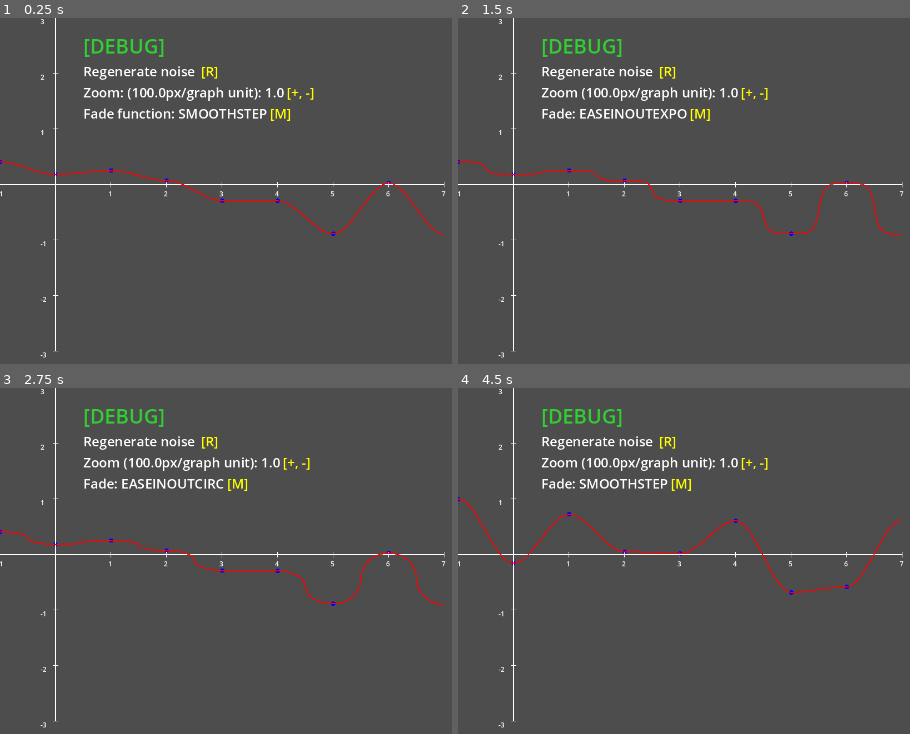
Above: before the commit, frames 1-4 (two rows, left to right).
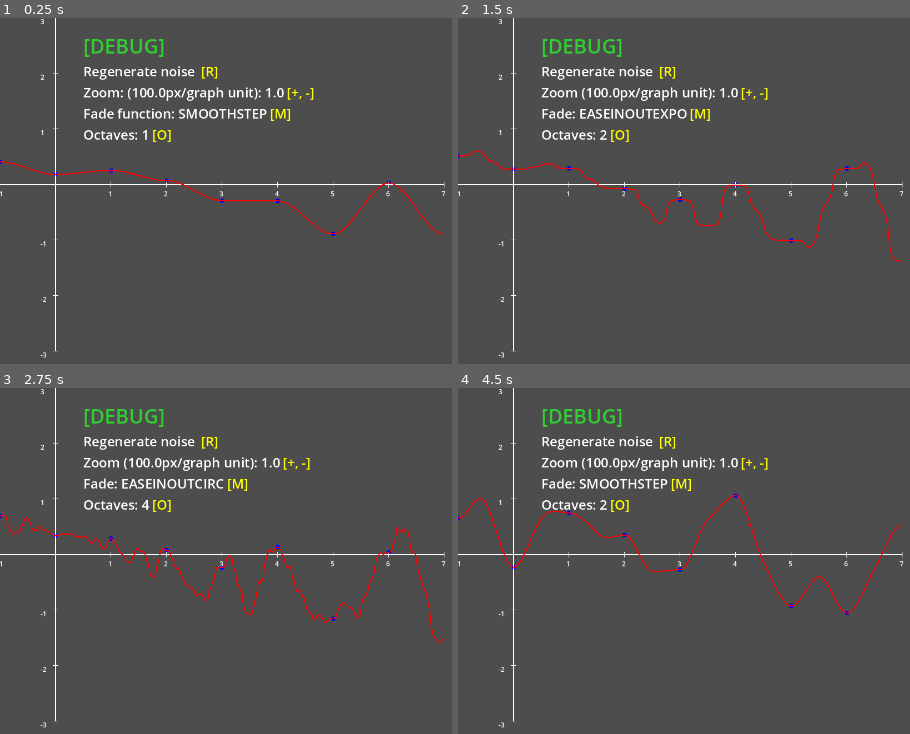
Above: after the commit, the same moments.

Repository: gavyn-ezell/fractal-noise-visualizers
Game: Godot game, scene res://1DPerlinVisualizer.tscn
The game is run twice, just before and just after one commit, with the same random seed, the same clock (stepped at 60 frames per second) and the same inputs. The project has no main scene, so this scene is started directly.
Inputs:
- Up to frame 1 (0.25 s): no input
- Up to frame 2 (1.5 s): tap Enter at 0.5 s; tap O at 0.6 s; tap M at 0.8, 1.35 s; tap Space at 1.25 s
- Up to frame 3 (2.75 s): tap O at 1.55, 2.1 s; tap Enter at 2 s; tap M at 2.3 s
- Up to frame 4 (4.5 s): tap Space at 2.75, 4.25 s; tap M at 2.85, 3.8 s; tap O at 3.05, 4.35 s; tap Enter at 3.5 s; tap R at 3.6 s

The runs differ from the first frame. In frame 1, 0.3% of the frame differs, in the area x 18-38%, y 32-36%; in frame 2, 1.6%; in frame 3, 1.8%, in the area x 0-99%, y 32-74%; in frame 4, 1.7%.

Commit message:
add octave parameter tweak

Diff:
--- a/1DPerlinVisualizer.gd
+++ b/1DPerlinVisualizer.gd
@@ -160,6 +160,8 @@
 var zoom_controls: Label
 var fade_label: Label
 var fade_controls: Label
+var octaves_label: Label
+var octaves_controls: Label
 
 # Helper function to create labeled control rows
 func create_control_row(text_content: String, control_text: String, text_color: Color = Color.WHITE, control_color: Color = Color.YELLOW, font_size: int = 24) -> HBoxContainer:
@@ -233,6 +235,18 @@
 	debug_ui_container.add_child(fade_row)
 	fade_label = fade_row.get_child(0)  # Reference to update later
 	fade_controls = fade_row.get_child(1)
+
+	#octaves row
+	var octaves_row = create_control_row(
+		"Octaves: " + str(perlin_noise.octaves),
+		"[O]",
+		Color.WHITE,
+		Color.YELLOW,
+		24
+	)
+	debug_ui_container.add_child(octaves_row)
+	octaves_label = octaves_row.get_child(0)  # Reference to update later
+	octaves_controls = octaves_row.get_child(1)
 
 
 func _input(event):
@@ -258,6 +272,13 @@
 				print('zoomed out to ' + str(graph.pixels_per_unit) + 'px/graph unit')
 			KEY_R:
 				perlin_noise.shuffle_p()
+			KEY_O:
+				#circular movement switch between octaves (1-4)
+				perlin_noise.octaves += 1
+				if perlin_noise.octaves > 4:
+					perlin_noise.octaves = 1
+				update_debug_ui()
+				print('switched octaves to ' + str(perlin_noise.octaves))
 			_:
 				pass
 		print("redrawing")
@@ -270,6 +291,8 @@
 
 	if fade_label and fade_controls:
 		fade_label.text = "Fade: " + PerlinNoise.FadeType.keys()[perlin_noise.fade_type]
+	if octaves_label and octaves_controls:
+		octaves_label.text = "Octaves: " + str(perlin_noise.octaves)
 
 func _draw():
 	# Draw the graph axes and ticks
--- a/perlin.gd
+++ b/perlin.gd
@@ -24,15 +24,21 @@
    138,236,205,93,222,114,67,29,24,72,243,141,128,195,78,66,215,61,156,180
    ];
 
+var p: Array[int]
+var lacunarity: int = 2 #fixed value
+var persistence: float = 0.5 #fixed value
+
 var fade_type: FadeType
 var n: int
-var p: Array[int]
+var octaves: int
 
-func _init(in_fade_type: FadeType = FadeType.LERP, in_n: int = 255) -> void:
+func _init(in_fade_type: FadeType = FadeType.LERP, in_n: int = 255, in_octaves:int = 1) -> void:
 	fade_type = in_fade_type
 	for idx in range(512):
 		p.append(base_permutation[idx % 256])
 	n = in_n
+	octaves = clamp(in_octaves, 1, 4)
+
 func shuffle_p():
 	p.shuffle()
 
@@ -41,7 +47,7 @@
 	#should return random value from -1 to 1
 	return lerp(-1.0, 1.0, h / 255.0)
 
-func perlin1d(x: float) -> float:
+func _noise1d(x:float) -> float:
 	var xi = int(floor(x))
 	var xf = x - xi
 
@@ -73,3 +79,11 @@
 		_:
 			pass
 	return lerp(_hash1d(xi), _hash1d(xi + 1), xf)
+
+func perlin1d(x: float) -> float:
+	var final_noise = 0
+	for s in range(octaves):
+		#persistence affects amplitude change at each level
+		#lacunarity effects frequency change at each level
+		final_noise += pow(persistence, s) * _noise1d(pow(lacunarity, s) * x)
+	return final_noise
